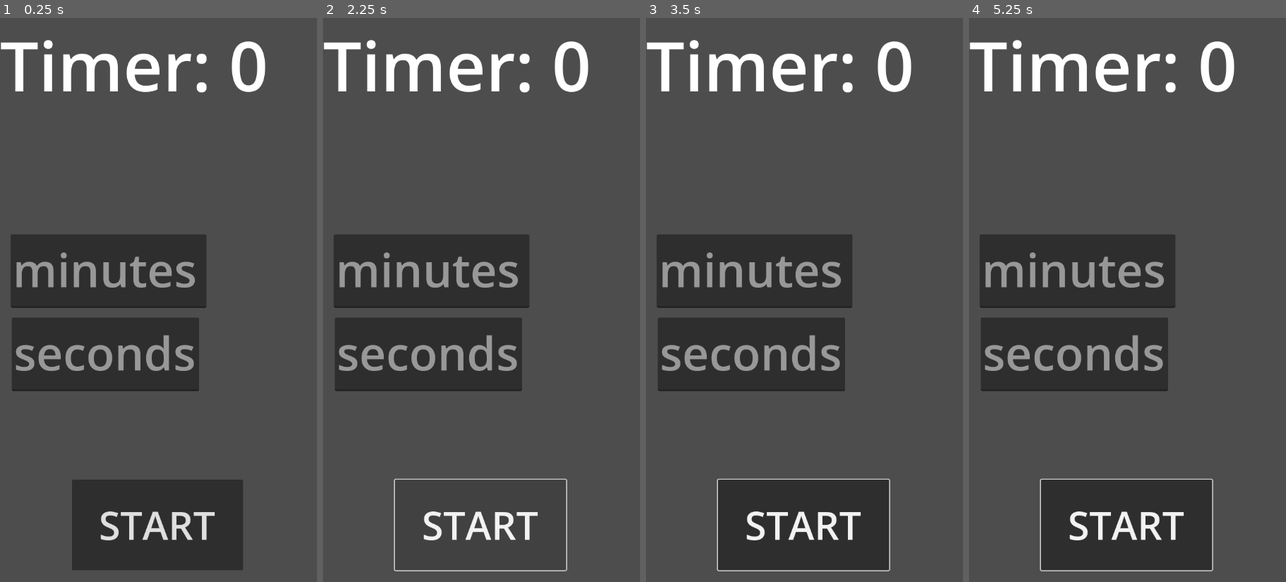
Above: before the commit, frames 1-4 (left to right).
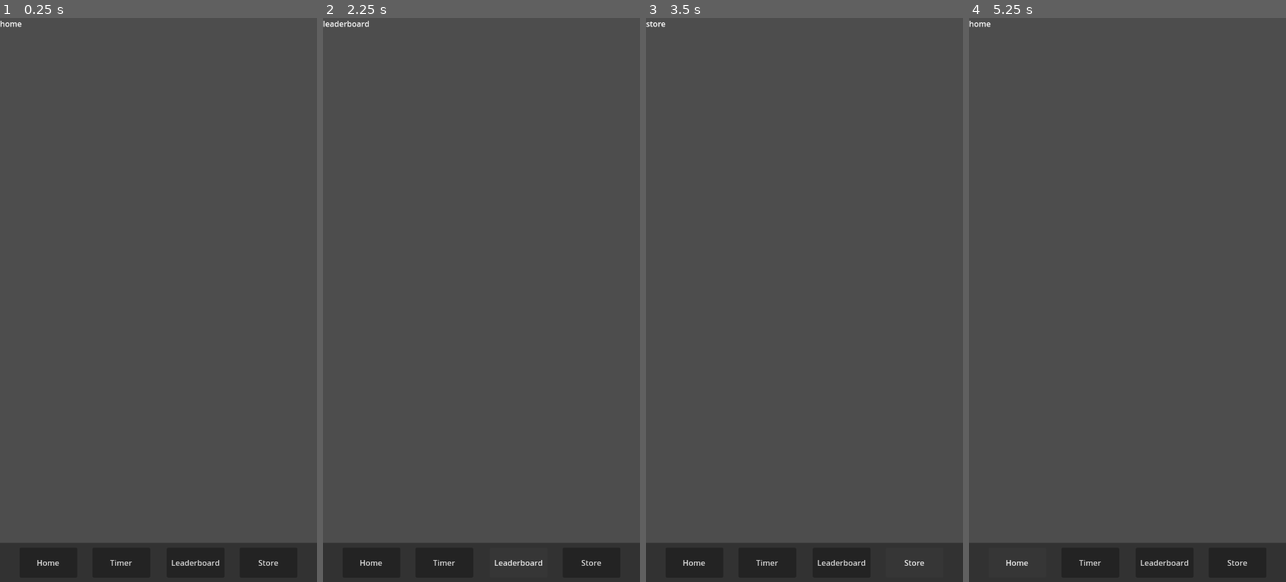
Above: after the commit, the same moments.

Repository: 2024-25-Allen-ISD-Computer-Science/5th-period-isp-something-marketable-studios
Game: Godot game, scene res://home.tscn
The game is run twice, just before and just after one commit, with the same random seed, the same clock (stepped at 60 frames per second) and the same inputs. Before the commit the project starts from res://timer.tscn.
Inputs (mouse positions are in pixels of both pictures, inside the frame that each line leads up to):
- Up to frame 1 (0.25 s): no input
- Up to frame 2 (2.25 s): click (592, 565) at 0.5 s, where only the run after the commit has a clickable "Store"; click (592, 565) at 1.25 s, where only the run after the commit has a clickable "Store"; click (519, 565) at 2 s, where only the run after the commit has a clickable "Leaderboard"
- Up to frame 3 (3.5 s): click (915, 565) at 2.75 s, where only the run after the commit has a clickable "Store"
- Up to frame 4 (5.25 s): click (1089, 565) at 3.5 s, where only the run after the commit has a clickable "Timer"; click (1238, 565) at 4.25 s, where only the run after the commit has a clickable "Store"; click (1016, 565) at 5 s, where only the run after the commit has a clickable "Home"

The runs differ from the first frame. In frame 1, 28% of the frame differs, in the area x 0-100%, y 0-100%; in frame 2, 24%; in frame 3, 27%; in frame 4, 28%.

Commit message:
stufffff

Diff:
--- /dev/null
+++ b/bar.gd
@@ -0,0 +1,13 @@
+extends Node2D
+
+func _on_store_pressed():
+	get_tree().change_scene_to_file("res://store.tscn")
+
+func _on_leaderboard_pressed():
+	get_tree().change_scene_to_file("res://leaderboard.tscn")
+
+func _on_timer_pressed():
+	get_tree().change_scene_to_file("res://timer.tscn")
+
+func _on_home_pressed():
+	get_tree().change_scene_to_file("res://home.tscn")
--- /dev/null
+++ b/bar.tscn
@@ -0,0 +1,46 @@
+[gd_scene load_steps=2 format=3 uid="uid://bxwu25xldpa11"]
+
+[ext_resource type="Script" path="res://bar.gd" id="1_ugypt"]
+
+[node name="bar" type="Node2D"]
+script = ExtResource("1_ugypt")
+
+[node name="bar_graphic" type="ColorRect" parent="."]
+offset_left = -8.0
+offset_top = 1072.0
+offset_right = 652.0
+offset_bottom = 1156.0
+color = Color(0.196143, 0.196143, 0.196143, 1)
+
+[node name="store" type="Button" parent="."]
+offset_left = 490.0
+offset_top = 1082.0
+offset_right = 608.0
+offset_bottom = 1143.0
+text = "Store"
+
+[node name="leaderboard" type="Button" parent="."]
+offset_left = 341.0
+offset_top = 1082.0
+offset_right = 459.0
+offset_bottom = 1143.0
+text = "Leaderboard"
+
+[node name="timer" type="Button" parent="."]
+offset_left = 189.0
+offset_top = 1082.0
+offset_right = 307.0
+offset_bottom = 1143.0
+text = "Timer"
+
+[node name="home" type="Button" parent="."]
+offset_left = 40.0
+offset_top = 1082.0
+offset_right = 158.0
+offset_bottom = 1143.0
+text = "Home"
+
+[connection signal="pressed" from="store" to="." method="_on_store_pressed"]
+[connection signal="pressed" from="leaderboard" to="." method="_on_leaderboard_pressed"]
+[connection signal="pressed" from="timer" to="." method="_on_timer_pressed"]
+[connection signal="pressed" from="home" to="." method="_on_home_pressed"]
--- /dev/null
+++ b/home.tscn
@@ -0,0 +1,12 @@
+[gd_scene load_steps=2 format=3 uid="uid://dqpru8dr6trwm"]
+
+[ext_resource type="PackedScene" uid="uid://bxwu25xldpa11" path="res://bar.tscn" id="1_dejhf"]
+
+[node name="home" type="Node2D"]
+
+[node name="bar" parent="." instance=ExtResource("1_dejhf")]
+
+[node name="RichTextLabel" type="RichTextLabel" parent="."]
+offset_right = 482.0
+offset_bottom = 182.0
+text = "home"
--- /dev/null
+++ b/leaderboard.tscn
@@ -0,0 +1,12 @@
+[gd_scene load_steps=2 format=3 uid="uid://bh6fk0eo5y7wf"]
+
+[ext_resource type="PackedScene" uid="uid://bxwu25xldpa11" path="res://bar.tscn" id="1_dejhf"]
+
+[node name="leaderboard" type="Node2D"]
+
+[node name="bar" parent="." instance=ExtResource("1_dejhf")]
+
+[node name="RichTextLabel" type="RichTextLabel" parent="."]
+offset_right = 482.0
+offset_bottom = 182.0
+text = "leaderboard"
--- a/project.godot
+++ b/project.godot
@@ -11,7 +11,7 @@
 [application]
 
 config/name="studymech"
-run/main_scene="res://timer.tscn"
+run/main_scene="res://home.tscn"
 config/features=PackedStringArray("4.2", "GL Compatibility")
 config/icon="res://icon.svg"
 
--- /dev/null
+++ b/store.tscn
@@ -0,0 +1,12 @@
+[gd_scene load_steps=2 format=3 uid="uid://hyjwn2afcesq"]
+
+[ext_resource type="PackedScene" uid="uid://bxwu25xldpa11" path="res://bar.tscn" id="1_dejhf"]
+
+[node name="store" type="Node2D"]
+
+[node name="bar" parent="." instance=ExtResource("1_dejhf")]
+
+[node name="RichTextLabel" type="RichTextLabel" parent="."]
+offset_right = 482.0
+offset_bottom = 182.0
+text = "store"
--- a/timer.gd
+++ b/timer.gd
@@ -2,13 +2,8 @@
 
 var time = 0
 
-func _ready():
-	pass
-
 func _process(delta):
 	$header.text = 'Timer: ' + str(time)
-	if (time == 0):
-		$beep.play()
 
 
 func _on_start_pressed():
@@ -17,4 +12,4 @@
 	for i in range(time):
 		await get_tree().create_timer(1).timeout
 		time -= 1
-	await get_tree().create_timer(1).timeout
+	$beep.play()
--- a/timer.tscn
+++ b/timer.tscn
@@ -1,7 +1,8 @@
-[gd_scene load_steps=6 format=3 uid="uid://do656kufj2g42"]
+[gd_scene load_steps=7 format=3 uid="uid://do656kufj2g42"]
 
 [ext_resource type="Script" path="res://timer.gd" id="1_2xuv1"]
 [ext_resource type="AudioStream" uid="uid://dv4k7wl2vhton" path="res://beep-01a.mp3" id="2_s6bi6"]
+[ext_resource type="PackedScene" uid="uid://bxwu25xldpa11" path="res://bar.tscn" id="3_6lkv0"]
 
 [sub_resource type="Theme" id="Theme_umr2h"]
 default_font_size = 95
@@ -12,7 +13,7 @@
 [sub_resource type="Theme" id="Theme_tganj"]
 default_font_size = 80
 
-[node name="Timer" type="Node2D"]
+[node name="timer" type="Node2D"]
 script = ExtResource("1_2xuv1")
 
 [node name="seconds" type="TextEdit" parent="."]
@@ -32,20 +33,23 @@
 placeholder_text = "minutes"
 
 [node name="header" type="RichTextLabel" parent="."]
-offset_right = 646.0
+offset_right = 451.0
 offset_bottom = 424.0
 theme = SubResource("Theme_j7fuq")
 text = "Timer"
 
 [node name="start" type="Button" parent="."]
 offset_left = 147.0
-offset_top = 943.0
+offset_top = 855.0
 offset_right = 497.0
-offset_bottom = 1128.0
+offset_bottom = 1040.0
 theme = SubResource("Theme_tganj")
 text = "START"
 
 [node name="beep" type="AudioStreamPlayer" parent="."]
 stream = ExtResource("2_s6bi6")
 
+[node name="bar" parent="." instance=ExtResource("3_6lkv0")]
+position = Vector2(-1, 0)
+
 [connection signal="pressed" from="start" to="." method="_on_start_pressed"]
